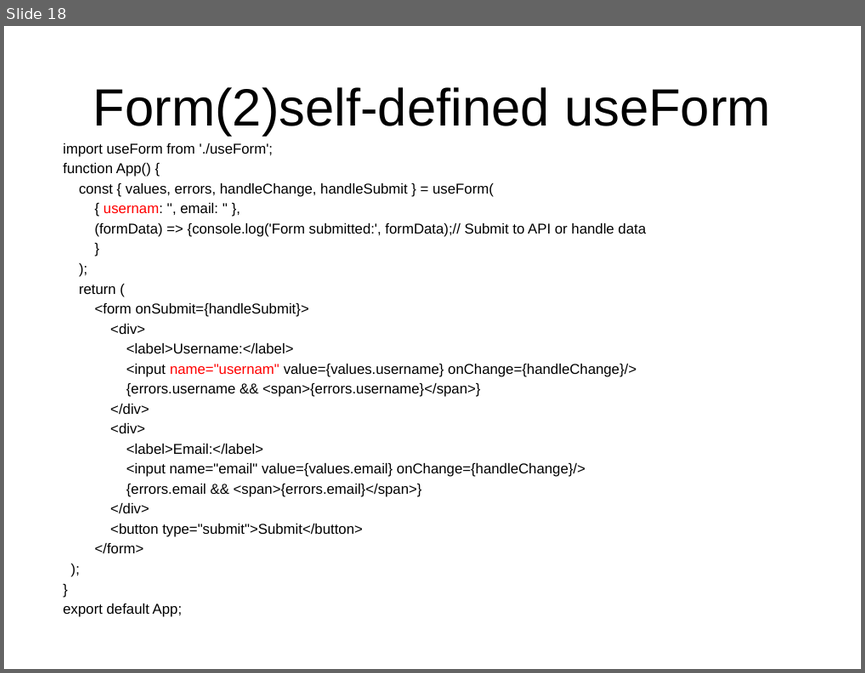
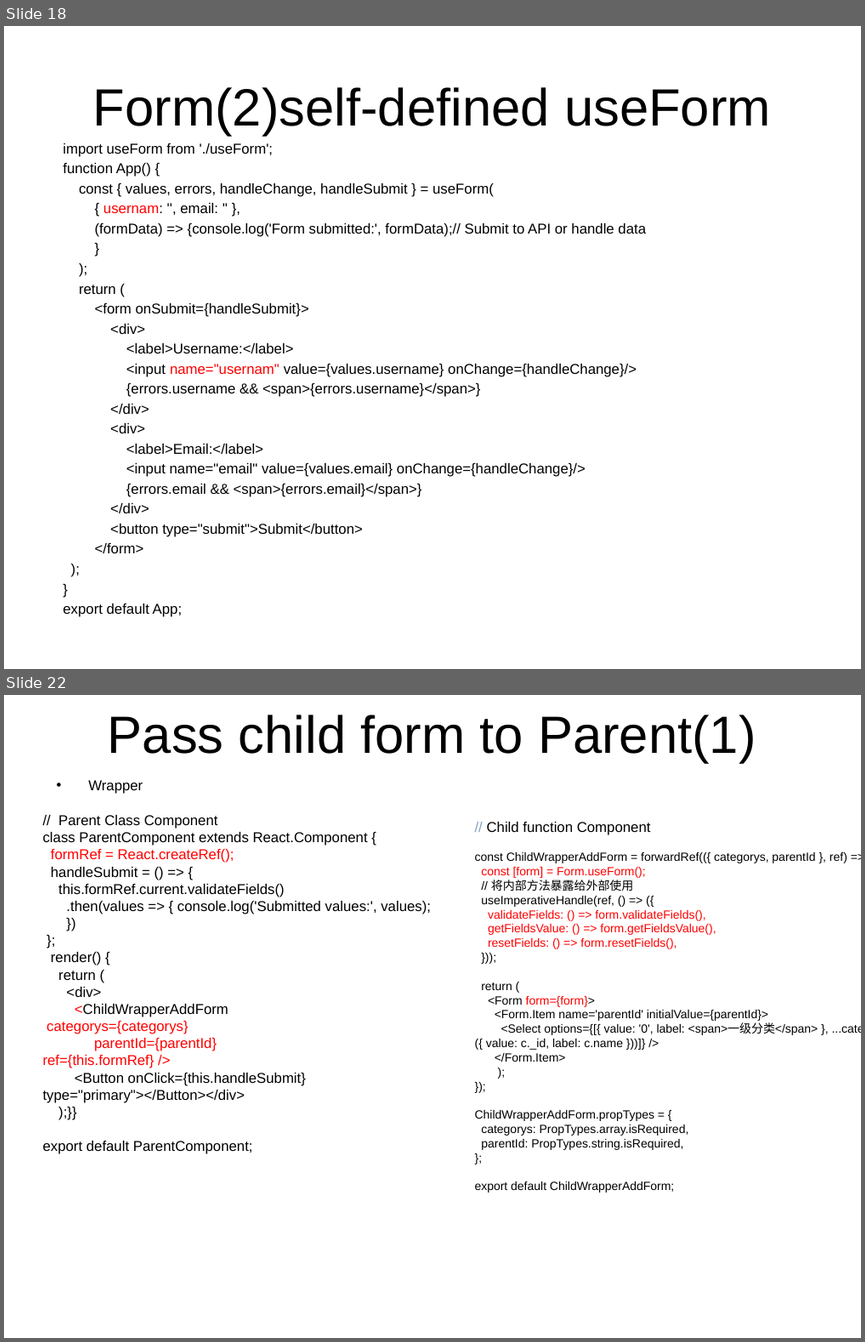
Before and after one commit to andywang2019/interview, a slide deck: lecture/lesson.pptx. Shown one above the other, each under a label of ours: slide 18 before the commit, slides 18 and 22 after it; the slides between them are not shown. The pictures are 865x673 and 865x1342 pixels, drawn with LibreOffice and Linux fonts; fonts in the diff are those of the drawing. Boxes give left, top, right and bottom in pixels: in the first picture for what was removed or moved away, otherwise in the second. Text is boxed around its words. In the diff, an @@ line names an element or a change of style, - is before the commit and + after.

```diff
--- a/lecture/lesson.pptx
+++ b/lecture/lesson.pptx
@@ slide 22 added at [4, 695, 861, 1338], background #FFFFFF @@
@@ title added at [108, 715, 756, 763], 44 pt, text #000000 @@
+Pass child form to Parent(1)
@@ text added at [88, 780, 143, 794], 12 pt, text #000000 @@
+• Wrapper
@@ text added at [43, 815, 431, 1154], 12 pt, text #000000 @@
+// Parent Class Component
+class ParentComponent extends React.Component {
+formRef = React.createRef();
+handleSubmit = () => {
+this.formRef.current.validateFields()
+.then(values => { console.log('Submitted values:', values);
+})
+};
+render() {
+return (
+<div>
+<ChildWrapperAddForm
+categorys={categorys}
+parentId={parentId}
+ref={this.formRef} />
+<Button onClick={this.handleSubmit} type="primary"></Button></div>
+);}}
+export default ParentComponent;
@@ text added at [475, 822, 847, 1192], 10 pt, text #000000 @@
+// Child function Component
+const ChildWrapperAddForm = forwardRef(({ categorys, parentId }, ref) => {
+const [form] = Form.useForm();
+// 将内部方法暴露给外部使用
+useImperativeHandle(ref, () => ({
+validateFields: () => form.validateFields(),
+getFieldsValue: () => form.getFieldsValue(),
+resetFields: () => form.resetFields(),
+}));
+return (
+<Form form={form}>
+<Form.Item name='parentId' initialValue={parentId}>
+<Select options={[{ value: '0', label: <span>一级分类</span> }, ...categorys.map(c => ({ value: c._id, label: c.name }))]} />
+</Form.Item>
+);
+});
+ChildWrapperAddForm.propTypes = {
+categorys: PropTypes.array.isRequired,
+parentId: PropTypes.string.isRequired,
+};
+export default ChildWrapperAddForm;
```
Also in this commit, not shown: 2 slides changed, 2 other slides added, 36 other files.
